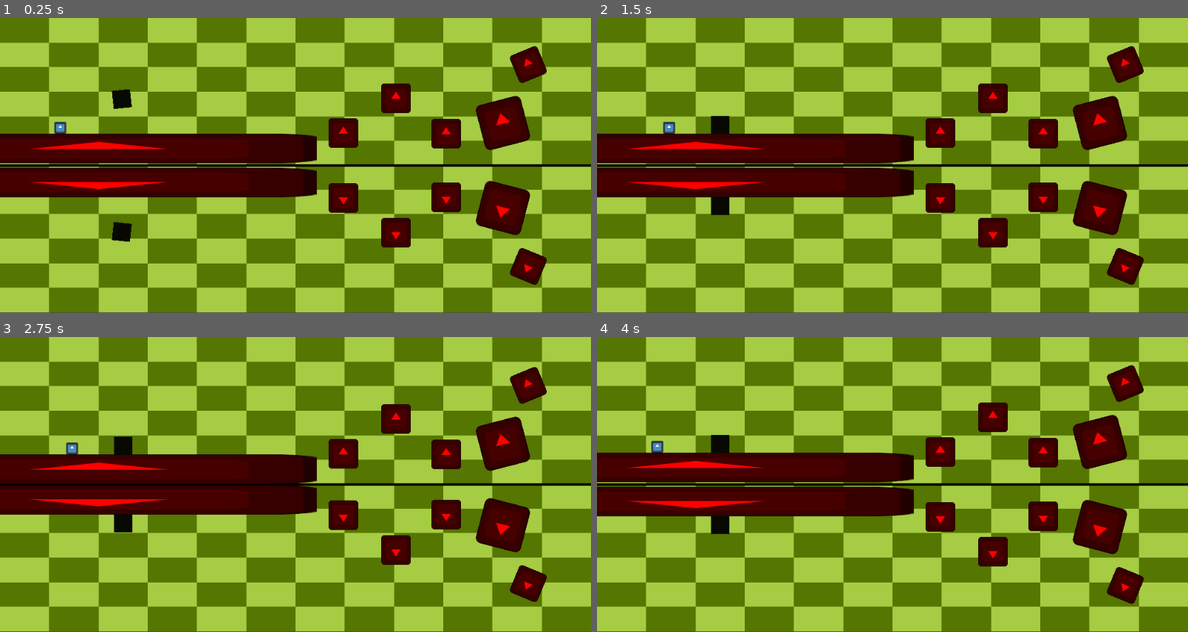
Above: before the commit, frames 1-4 (two rows, left to right).
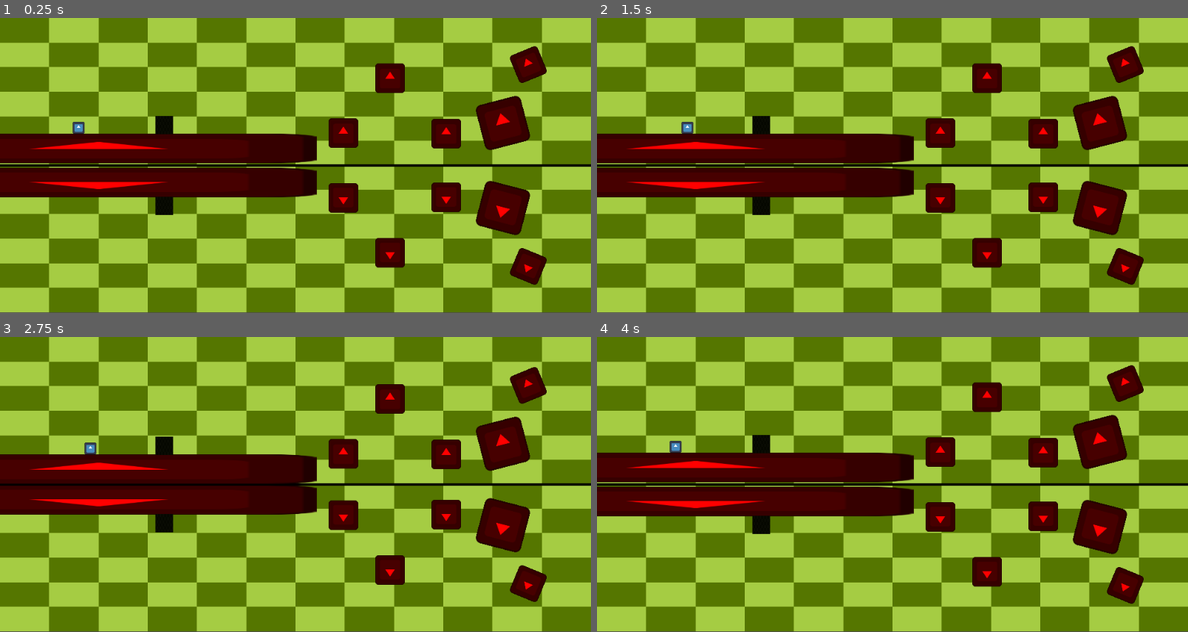
Above: after the commit, the same moments.

Repository: Rinkton/igu-summer-2024
Game: Godot game, scene res://main.tscn
Two runs of this game, one before a commit and one after it. Both use one fixed random seed, a clock stepped at 60 frames per second and the inputs below. The engine's default icon, where the game draws it, is replaced by a stand-in: a white triangle on a blue panel in a dark square.
Inputs (mouse positions are in pixels of both pictures, inside the frame that each line leads up to):
- Up to frame 1 (0.25 s): no input
- Up to frame 2 (1.5 s): move the mouse to (1022, 150) at 0.52 s; tap A (a) at 0.6 s; tap D (d) at 0.8, 1.35 s; tap Enter at 1.25 s; move the mouse to (774, 180) at 1.27 s
- Up to frame 3 (2.75 s): tap Mouse wheel down (scroll_down) at 1.55, 2.1 s; tap Space at 2 s; move the mouse to (354, 419) at 2.02 s; tap Mouse wheel up (scroll_up) at 2.3 s
- Up to frame 4 (4 s): tap Enter at 2.75 s; move the mouse to (862, 543) at 2.77 s; tap Mouse wheel up (scroll_up) at 2.85 s; tap W (w) at 3.05, 3.6 s; move the mouse to (1069, 528) at 3.52 s; tap A (a) at 3.8 s

The runs differ from the first frame. In frame 1, 2.5% of the frame differs, in the area x 9-70%, y 15-85%; in frame 2, 2.5%; in frame 3, 2.5%; in frame 4, 2.5%.

Commit message:
Add files via upload

Diff:
--- a/prototypesym/character.gd
+++ b/prototypesym/character.gd
@@ -3,12 +3,6 @@
 var gravity = 30
 var direction := Vector2(0,0)
 var push_force = 20.0
-var axis
-var is_above = true
-
-
-func _ready():
-	axis = get_tree().current_scene.get_node("axis")
 
 func _process(_delta):
 
@@ -22,14 +16,13 @@
 		velocity.y += gravity
 		if velocity.y > 1000:
 			velocity.y = 1000
-	check_is_above()
+	print(is_on_floor())
 
 	if Input.is_action_just_pressed('w') and is_on_floor():
 		velocity.y = -500
 	var horz = Input.get_axis('a','d')
 	velocity.x = 100 * horz
+	print(velocity)
 	velocity.x = 300 * horz
+	print(velocity)
 	move_and_slide()
-
-func check_is_above():
-	is_above = global_position.y < axis.global_position.y
--- a/prototypesym/main.gd
+++ b/prototypesym/main.gd
@@ -1,53 +1,28 @@
 extends Node2D
 
-
-@onready var symmetric_link_res = preload("res://symmetry_link.tscn")
-@onready var cur_side = $above
-
-var character
-
-
 func _ready():
-	character = $character
-	for object in $above.get_children():
+	for object in $world_objects.get_children():
 		var new_object = object.duplicate()
-		var object_symmetric_link = symmetric_link_res.instantiate()
-		object_symmetric_link.obj = new_object
-		object.add_child(object_symmetric_link)
-		var new_object_symmetric_link = symmetric_link_res.instantiate()
-		new_object_symmetric_link.obj = object
-		new_object.add_child(new_object_symmetric_link)
-		#new_object.set_collision_layer_value(1,false)
-		$below.add_child(new_object)
+		new_object.set_collision_layer_value(1,false)
+		object.add_child(new_object)
 
 func _process(_delta):
 
 	if Input.is_action_just_pressed("scroll_up"):
-		for object in cur_side.get_children():
-			object.position.y -= 3 * (1 if cur_side == $above else -1)
+		for object in $world_objects.get_children():
+			object.position.y -= 3
 	elif Input.is_action_just_pressed("scroll_down"):
-		for object in cur_side.get_children():
-			object.position.y += 3 * (1 if cur_side == $above else -1)
+		for object in $world_objects.get_children():
+			object.position.y += 3
 
-	character.check_is_above()
-	if character.is_above:
-		cur_side = $above
-	else:
-		cur_side = $below
 
-	for object in cur_side.get_children():
-		var symmetric_object = object.get_node("symmetry_link").obj
-		if cur_side == $above:
-			symmetric_object.get_child(0).material = null
-			symmetric_object.z_index = -1
-			if object.get("gravity_scale") and object.gravity_scale != 1:
-				object.gravity_scale = 1
-		else:
-			if object.get("gravity_scale") and object.gravity_scale != -1:
-				object.gravity_scale = -1
-		symmetric_object.global_position.y = (250 - object.global_position.y) + 250
-		symmetric_object.rotation = -object.rotation
-		symmetric_object.scale = Vector2(-object.scale.x,-object.scale.y)
-		symmetric_object.global_position.x = object.global_position.x
-		symmetric_object.get_node("CollisionShape2D").disabled = true
-		object.get_node("CollisionShape2D").disabled = false
+	for object in $world_objects.get_children():
+		#object.global_position += Vector2(1,-1)
+		#object.get_child(2).set_collision_layer_value(1,false)
+		object.get_child(2).get_child(0).material = null
+		object.get_child(2).z_index = -1
+		object.get_child(2).rotation = -object.rotation * 2
+		object.get_child(2).scale = Vector2(-1,-1)
+		object.get_child(2).global_position.x = object.global_position.x
+		object.get_child(2).global_position.y = (250 - object.global_position.y) + 250
+		#new_object.global_position.y = (250 - object.global_position.y)  + 250
--- a/prototypesym/main.tscn
+++ b/prototypesym/main.tscn
@@ -1,18 +1,29 @@
-[gd_scene load_steps=9 format=3 uid="uid://c2d6hsho2u8ui"]
+[gd_scene load_steps=11 format=3 uid="uid://c2d6hsho2u8ui"]
 
 [ext_resource type="Texture2D" uid="uid://ikg01mwhr1j2" path="res://bgcheckeredgreen.png" id="1_1rblq"]
 [ext_resource type="Script" path="res://main.gd" id="1_jr1lh"]
 [ext_resource type="PackedScene" uid="uid://bl0p65sry0nln" path="res://character.tscn" id="2_xquvy"]
-[ext_resource type="PackedScene" uid="uid://biiv6nh0k0pum" path="res://axis.tscn" id="3_23kuv"]
 [ext_resource type="PackedScene" uid="uid://bhrou6ujbten2" path="res://obst1.tscn" id="4_72qsx"]
 [ext_resource type="PackedScene" uid="uid://y670nsgjw3ha" path="res://node_2d.tscn" id="5_32rjb"]
 
-[sub_resource type="Gradient" id="Gradient_glrde"]
+[sub_resource type="RectangleShape2D" id="RectangleShape2D_3cuv0"]
+size = Vector2(1000, 4)
+
+[sub_resource type="Gradient" id="Gradient_sypy2"]
+offsets = PackedFloat32Array(0)
+colors = PackedColorArray(0, 0, 0, 1)
+
+[sub_resource type="GradientTexture2D" id="GradientTexture2D_i4b8n"]
+gradient = SubResource("Gradient_sypy2")
+width = 1000
+height = 4
+
+[sub_resource type="Gradient" id="Gradient_4utyb"]
 offsets = PackedFloat32Array(1)
 colors = PackedColorArray(1, 1, 1, 1)
 
 [sub_resource type="GradientTexture2D" id="GradientTexture2D_j2d1a"]
-gradient = SubResource("Gradient_glrde")
+gradient = SubResource("Gradient_4utyb")
 width = 1000
 height = 250
 
@@ -24,7 +35,6 @@
 position = Vector2(500, 125)
 scale = Vector2(5.21, 2.605)
 texture = ExtResource("1_1rblq")
-metadata/_edit_lock_ = true
 
 [node name="Sprite2D2" type="Sprite2D" parent="."]
 z_index = -2
@@ -32,47 +42,50 @@
 position = Vector2(500, 374)
 scale = Vector2(5.21, 2.605)
 texture = ExtResource("1_1rblq")
-metadata/_edit_lock_ = true
 
-[node name="axis" parent="." instance=ExtResource("3_23kuv")]
+[node name="StaticBody2D" type="StaticBody2D" parent="."]
+process_mode = 4
+
+[node name="CollisionShape2D" type="CollisionShape2D" parent="StaticBody2D"]
 position = Vector2(500, 250)
-metadata/_edit_lock_ = true
+shape = SubResource("RectangleShape2D_3cuv0")
+
+[node name="Sprite2D" type="Sprite2D" parent="StaticBody2D"]
+position = Vector2(500, 250)
+texture = SubResource("GradientTexture2D_i4b8n")
 
 [node name="character" parent="." instance=ExtResource("2_xquvy")]
-position = Vector2(102, 165)
+position = Vector2(133, 137)
 
-[node name="above" type="Node2D" parent="."]
+[node name="world_objects" type="Node2D" parent="."]
 
-[node name="obst1" parent="above" instance=ExtResource("4_72qsx")]
+[node name="obst1" parent="world_objects" instance=ExtResource("4_72qsx")]
 position = Vector2(894, 79)
 rotation = -0.392699
 
-[node name="obst2" parent="above" instance=ExtResource("4_72qsx")]
+[node name="obst2" parent="world_objects" instance=ExtResource("4_72qsx")]
 position = Vector2(851, 178)
 rotation = -0.253073
 scale = Vector2(1.555, 1.555)
 
-[node name="obst5" parent="above" instance=ExtResource("4_72qsx")]
+[node name="obst5" parent="world_objects" instance=ExtResource("4_72qsx")]
 position = Vector2(167, 221)
 scale = Vector2(14.595, 1)
 
-[node name="obst6" parent="above" instance=ExtResource("4_72qsx")]
+[node name="obst6" parent="world_objects" instance=ExtResource("4_72qsx")]
 position = Vector2(755, 196)
 
-[node name="obst7" parent="above" instance=ExtResource("4_72qsx")]
-position = Vector2(670, 136)
+[node name="obst7" parent="world_objects" instance=ExtResource("4_72qsx")]
+position = Vector2(660, 102)
 
-[node name="obst8" parent="above" instance=ExtResource("4_72qsx")]
+[node name="obst8" parent="world_objects" instance=ExtResource("4_72qsx")]
 position = Vector2(581, 195)
 
-[node name="push" parent="above" instance=ExtResource("5_32rjb")]
-position = Vector2(218, 109)
-
-[node name="below" type="Node2D" parent="."]
+[node name="push" parent="world_objects" instance=ExtResource("5_32rjb")]
+position = Vector2(278, 179)
 
 [node name="Marker2D" type="Marker2D" parent="."]
 position = Vector2(577, 54)
-metadata/_edit_lock_ = true
 
 [node name="PointLight2D" type="PointLight2D" parent="."]
 position = Vector2(500, 125)
@@ -80,4 +93,3 @@
 range_z_min = 0
 range_z_max = 2
 texture = SubResource("GradientTexture2D_j2d1a")
-metadata/_edit_lock_ = true
--- a/prototypesym/node_2d.tscn
+++ b/prototypesym/node_2d.tscn
@@ -6,7 +6,6 @@
 size = Vector2(30, 30)
 
 [node name="push" type="RigidBody2D"]
-collision_mask = 3
 
 [node name="CollisionShape2D" type="CollisionShape2D" parent="."]
 shape = SubResource("RectangleShape2D_ntpfh")
--- /dev/null
+++ b/prototypesym/obst1.gd
@@ -0,0 +1,3 @@
+extends StaticBody2D
+
+func _process(_d
--- a/prototypesym/project.godot
+++ b/prototypesym/project.godot
@@ -53,10 +53,6 @@
 ]
 }
 
-[layer_names]
-
-2d_physics/layer_2="for_push"
-
 [rendering]
 
 renderer/rendering_method="gl_compatibility"
